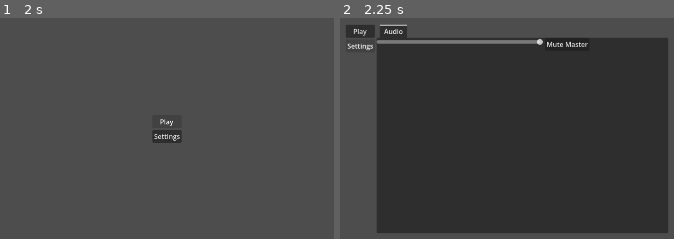
Above: before the commit, frames 1-2 (left to right).
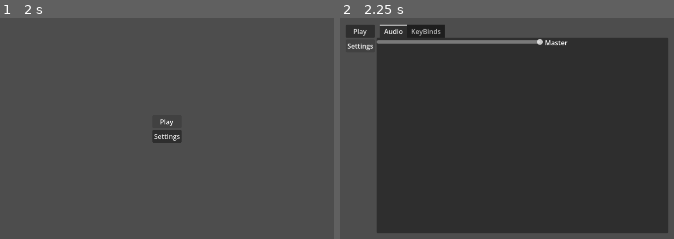
Above: after the commit, the same moments.

Repository: Kaczs/school-jam
Game: Godot game, scene res://MainMenu/main.tscn
Same seed, same stepped clock (60 frames per second), same inputs: the game is played once before the commit and once after it. This scene is started directly instead of the project's main scene.
Inputs:
- Up to frame 1 (2 s): click "Play" at 0.5 s; click "Play" at 1.25 s
- Up to frame 2 (2.25 s): click "Settings" at 2 s

Frame 1 is identical in both runs. In frame 2, 0.8% of the frame differs, in the area x 20-75%, y 3-14%.

Commit message:
added setting menu

Diff:
--- a/Scenes/Settings/audio.gd
+++ b/Scenes/Settings/audio.gd
@@ -22,7 +22,7 @@
 		slider.value_changed.connect(func(value): print(AudioServer.get_bus_volume_db(bus_index)))
 		slider.custom_minimum_size = Vector2(400,20)
 		box.add_child(slider)
-		var button:Button = Button.new()
-		button.text = str("Mute ", bus_name)
-		button.pressed.connect(func(): AudioServer.set_bus_mute(bus_index,not AudioServer.is_bus_mute(bus_index)))
+		var button:Label = Label.new()
+		button.text = str(bus_name)
+		#button.pressed.connect(func(): AudioServer.set_bus_mute(bus_index,not AudioServer.is_bus_mute(bus_index)))
 		box.add_child(button)
--- a/Scenes/Settings/audio.tscn
+++ b/Scenes/Settings/audio.tscn
@@ -1,6 +1,6 @@
 [gd_scene format=3 uid="uid://dlveotugasnjn"]
 
-[ext_resource type="Script" uid="uid://btgphwdjfqfsa" path="res://Settings/audio.gd" id="1_0cqnh"]
+[ext_resource type="Script" uid="uid://btgphwdjfqfsa" path="res://Scenes/Settings/audio.gd" id="1_0cqnh"]
 
 [node name="Audio" type="Control" unique_id=1076582695]
 layout_mode = 3
--- a/Scenes/Settings/key_binds.gd
+++ b/Scenes/Settings/key_binds.gd
@@ -10,7 +10,7 @@
 
 @onready var container:VBoxContainer = $ScrollContainer/VBoxContainer
 
-var scene:PackedScene = preload("res://Settings/action.tscn")
+var scene:PackedScene = preload("res://Scenes/Settings/action.tscn")
 
 func _ready() -> void:
 	for action in rebindable_actions:
@@ -23,9 +23,3 @@
 			button.input_event = event
 			button.mother = self
 			key_binding.find_child("HBoxButtonContainer",true).add_child(button)
-
-
-
-func _input(event: InputEvent) -> void:
-	if event.is_action("test"):
-		print(event, " was pressed")
--- a/Scenes/Settings/settings_menu.tscn
+++ b/Scenes/Settings/settings_menu.tscn
@@ -1,5 +1,6 @@
 [gd_scene format=3 uid="uid://d4m7rbp05e81j"]
 
+[ext_resource type="PackedScene" uid="uid://e6q06jshe80m" path="res://Scenes/Settings/key_binds.tscn" id="2_7r7q3"]
 [ext_resource type="PackedScene" uid="uid://dlveotugasnjn" path="res://Scenes/Settings/audio.tscn" id="2_e2gnx"]
 
 [node name="Settings" type="TabContainer" unique_id=1794996779]
@@ -13,3 +14,8 @@
 [node name="Audio" parent="." unique_id=1076582695 instance=ExtResource("2_e2gnx")]
 layout_mode = 2
 metadata/_tab_index = 0
+
+[node name="KeyBinds" parent="." unique_id=1967009364 instance=ExtResource("2_7r7q3")]
+visible = false
+layout_mode = 2
+metadata/_tab_index = 1
